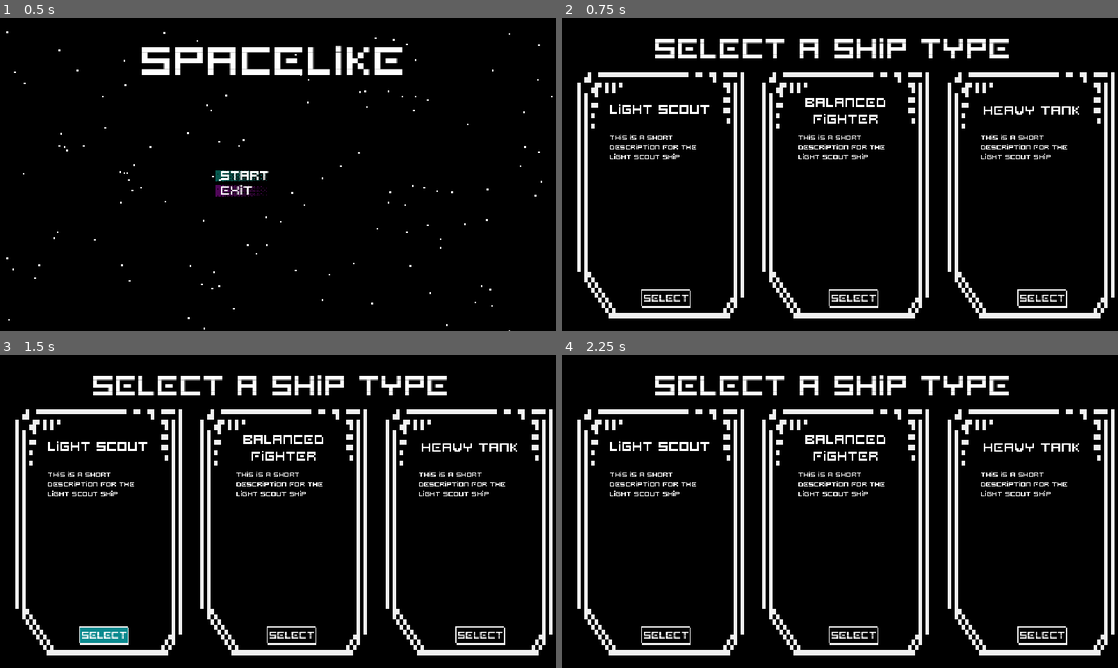
Above: before the commit, frames 1-4 (two rows, left to right).
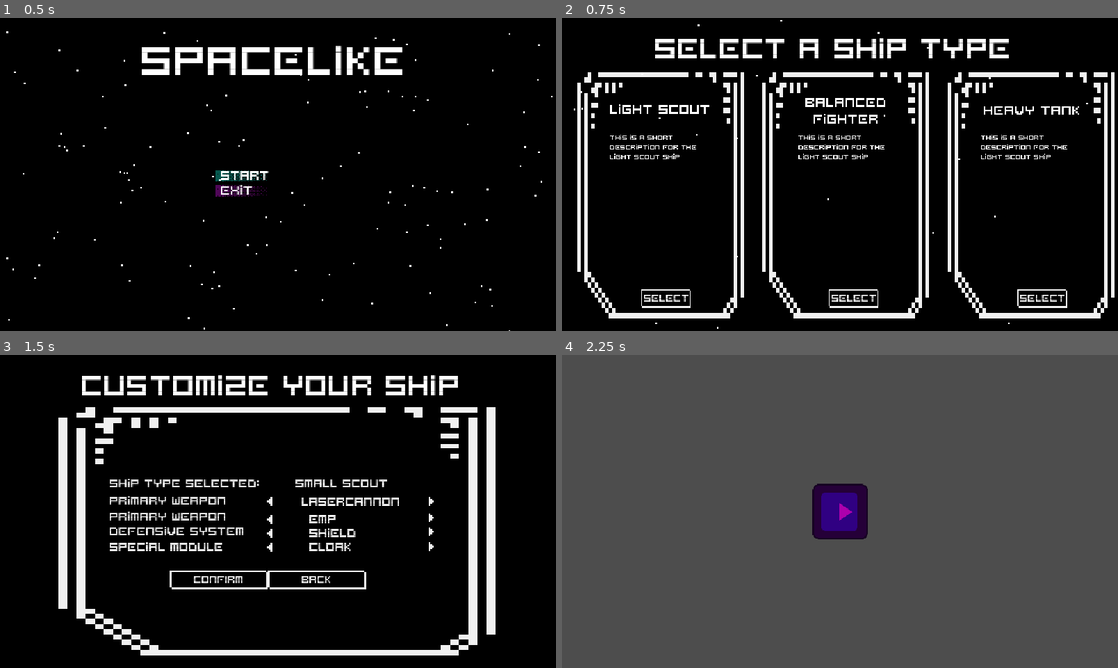
Above: after the commit, the same moments.

Repository: specialagentsoftware/spacelike
Game: Godot game, scene res://scenes/title.tscn
Same seed, same stepped clock (60 frames per second), same inputs: the game is played once before the commit and once after it. The engine's default icon, where the game draws it, is replaced by a stand-in: a white triangle on a blue panel in a dark square.
Inputs (mouse positions are in pixels of both pictures, inside the frame that each line leads up to):
- Up to frame 1 (0.5 s): no input
- Up to frame 2 (0.75 s): click "START" at 0.5 s
- Up to frame 3 (1.5 s): click "Select" at 1.25 s
- Up to frame 4 (2.25 s): click (778, 580) at 2 s, where only the run after the commit has a clickable "Confirm"

Frame 1 is identical in both runs. In frame 2, less than 0.1% of the frame differs, in the area x 2-95%, y 0-100%; in frame 3, 21%; in frame 4, 100%, in the area x 0-100%, y 0-100%.
Error before the commit: Parse Error: Preload file "res://scripts/ships/heavy_tank.tscn" does not exist. (res://scenes/ship_select.gd:6)

Commit message:
dfdsfsfs

Diff:
--- a/spacelike/objects/ships/heavy_tank.gd
+++ b/spacelike/objects/ships/heavy_tank.gd
@@ -6,10 +6,10 @@
 var drag: float = 0.02            # Heavier drag (less)
 
 # Weapons, defense systems, and abilities
-var primary_weapon: PackedScene = preload("res://scripts/weapons/primary/laser_cannon.tscn")  # Example weapon
-var secondary_weapon: PackedScene = preload("res://scripts/weapons/secondary/emp.tscn")
-var defense_system: PackedScene = preload("res://scripts/defensive_systems/shield.tscn")
-var special_ability: PackedScene = preload("res://scripts/special_abilities/overdrive.tscn")  # Example ability
+var primary_weapon: PackedScene = preload("res://objects/weapons/primary/laser_cannon.tscn")  # Example weapon
+var secondary_weapon: PackedScene = preload("res://objects/weapons/secondary/emp.tscn")
+var defense_system: PackedScene = preload("res://objects/defensive_systems/shield.tscn")
+var special_ability: PackedScene = preload("res://objects/special_abilities/overdrive.tscn")  # Example ability
 
 # Physics values
 var velocity: Vector2 = Vector2.ZERO
--- a/spacelike/objects/ships/small_scout.gd
+++ b/spacelike/objects/ships/small_scout.gd
@@ -6,10 +6,10 @@
 var drag: float = 0.05           # Light drag
 
 # Weapons, defense systems, and abilities
-var primary_weapon: PackedScene = preload("res://scripts/weapons/primary/laser_cannon.tscn")
-var secondary_weapon: PackedScene = preload("res://scripts/weapons/secondary/emp.tscn")
-var defense_system: PackedScene = preload("res://scripts/defensive_systems/shield.tscn")
-var special_ability: PackedScene = preload("res://scripts/special_abilities/cloak.tscn")
+var primary_weapon: PackedScene = preload("res://objects/weapons/primary/laser_cannon.tscn")
+var secondary_weapon: PackedScene = preload("res://objects/weapons/secondary/emp.tscn")
+var defense_system: PackedScene = preload("res://objects/defensive_systems/shield.tscn")
+var special_ability: PackedScene = preload("res://objects/special_abilities/cloak.tscn")
 
 # Physics values
 var velocity: Vector2 = Vector2.ZERO
--- a/spacelike/scenes/ship_select.gd
+++ b/spacelike/scenes/ship_select.gd
@@ -3,8 +3,8 @@
 @export var star_count: int = 2000  # Number of stars to generate
 @export var space_size: Vector2 = Vector2(4000, 4000)  # The size of the space area
 @export var customize_screen: PackedScene
-const HEAVY_TANK = preload("res://scripts/ships/heavy_tank.tscn")
-const SMALL_SCOUT = preload("res://scripts/ships/small_scout.tscn")
+const HEAVY_TANK = preload("res://objects/ships/heavy_tank.tscn")
+const SMALL_SCOUT = preload("res://objects/ships/small_scout.tscn")
 
 func _ready():
 	randomize()  # Ensure randomness for star placement
--- a/spacelike/scenes/ship_select.tscn
+++ b/spacelike/scenes/ship_select.tscn
@@ -1,9 +1,10 @@
-[gd_scene load_steps=11 format=3 uid="uid://orfdx1lseevb"]
+[gd_scene load_steps=12 format=3 uid="uid://orfdx1lseevb"]
 
 [ext_resource type="Script" path="res://scenes/ship_select.gd" id="1_4x2sr"]
 [ext_resource type="Shader" path="res://scenes/space.gdshader" id="1_iy6kg"]
 [ext_resource type="FontFile" uid="uid://d36d102k3uc0p" path="res://assets/fonts/Cyberphont 3.0 A.ttf" id="1_jy46y"]
 [ext_resource type="Texture2D" uid="uid://bh52eoabi68uy" path="res://assets/star_texture.png" id="2_3dgup"]
+[ext_resource type="PackedScene" uid="uid://k882aq76ulsc" path="res://scenes/ship_customization.tscn" id="2_362hd"]
 [ext_resource type="Texture2D" uid="uid://dcnfk6m7ytbu2" path="res://assets/images/Menu/16x16 Scalable Screen.png" id="4_vkiiv"]
 [ext_resource type="Texture2D" uid="uid://dhaokhhna2dq8" path="res://assets/images/UI interractables/scalable_button.png" id="5_i7e0o"]
 [ext_resource type="Texture2D" uid="uid://xklnstgidgls" path="res://assets/images/UI interractables/scalable_button_Pressed.png" id="6_5rnwl"]
@@ -29,6 +30,7 @@
 
 [node name="ShipSelectScreen" type="Node2D"]
 script = ExtResource("1_4x2sr")
+customize_screen = ExtResource("2_362hd")
 
 [node name="Starfield" type="GPUParticles2D" parent="."]
 material = SubResource("ShaderMaterial_ba6kc")
Not shown, added: .DS_Store
